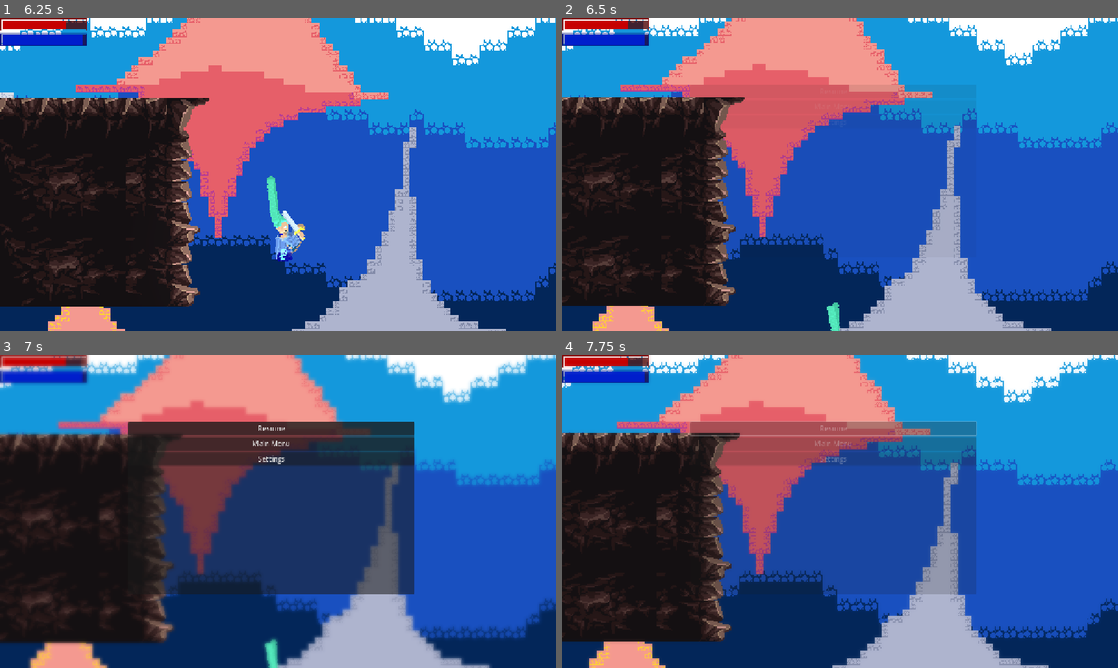
Above: before the commit, frames 1-4 (two rows, left to right).
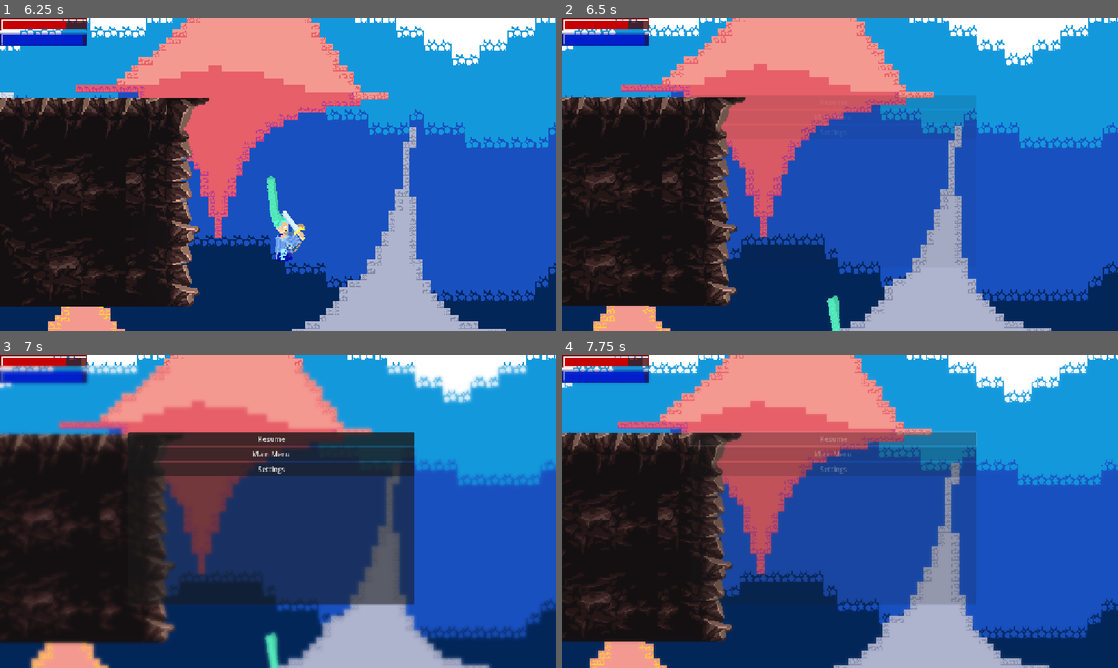
Above: after the commit, the same moments.

Repository: ToastedTeam/CaveGame
Game: Godot game, scene res://scenes/main/main.tscn
Same seed, same stepped clock (60 frames per second), same inputs: the game is played once before the commit and once after it. The engine's default icon, where the game draws it, is replaced by a stand-in: a white triangle on a blue panel in a dark square.
Inputs (mouse positions are in pixels of both pictures, inside the frame that each line leads up to):
- Up to frame 1 (6.25 s): tap Enter (ui_accept) at 0.5, 5.75 s; hold Right (player_move_right) 0.53-2.03 s; tap A (player_attack) at 0.6, 2.1, 3.6, 5.85 s; tap Up (player_jump) at 0.77, 1.52, 3.02, 3.77, 4.52 s; tap D (player_dash) at 1.35, 2.85, 4.35 s; hold Left (player_move_left) 2.03-2.78 s; hold Right (player_move_right) 2.78-4.28 s; tap X (DEBUG_takeDamage) at 4.15 s; hold Left (player_move_left) 4.28-5 s; tap ` (debug_console) at 4.9 s; click (278, 324) at 5.02 s; type "12" at 5.1 s; hold Right (player_move_right) from 5.78 s (still down)
- Up to frame 2 (6.5 s): keep holding Right (player_move_right); tap Escape (escape) at 6.4 s
- Up to frame 3 (7 s): release Right (player_move_right) at 6.53 s; hold Left (player_move_left) from 6.53 s (still down); tap D (player_dash) at 6.6 s; tap Up (player_jump) at 6.77 s
- Up to frame 4 (7.75 s): release Left (player_move_left) at 7.25 s; click "Resume" at 7.25 s

Frame 1 is identical in both runs. In frame 2, 4.1% of the frame differs, in the area x 0-100%, y 0-100%; in frame 3, 8.1%; in frame 4, 8.6%.

Commit message:
SCRUM-21- Fixed paused menu issues
Fixed the pause menu issues that were mentioned before. Should be gooood

Diff:
--- a/pause_menu.gd
+++ b/pause_menu.gd
@@ -7,10 +7,10 @@
 	get_tree().paused=true;
 	$AnimationPlayer.play("Blur")
 
-func testEsc():
-	if Input.is_action_just_pressed("escape") and !get_tree().paused:
+func _unhandled_input(event: InputEvent) -> void:
+	if event.is_action_pressed("escape") and !get_tree().paused and !visible:
 		pause()
-	elif Input.is_action_just_pressed("escape") and get_tree().paused:
+	elif event.is_action_pressed("escape") and get_tree().paused and visible:
 		resume()
 
 func _on_resume_pressed() -> void:
@@ -23,6 +23,3 @@
 
 func _on_settings_pressed() -> void:
 	pass # Replace with function body.
-
-func _process(delta):
-	testEsc()
--- a/scenes/debug_console/debug_console.gd
+++ b/scenes/debug_console/debug_console.gd
@@ -60,6 +60,7 @@
 	elif event.is_action_pressed("ui_cancel") and visible:
 		get_tree().paused = false
 		hide()
+		get_viewport().set_input_as_handled()
 		return
 	elif event.is_action_pressed("ui_accept") and visible:
 		Log.info(eval_code($Command.text))
--- a/scenes/interface/interface.tscn
+++ b/scenes/interface/interface.tscn
@@ -1,8 +1,9 @@
-[gd_scene load_steps=7 format=3 uid="uid://jxyevycakmnv"]
+[gd_scene load_steps=8 format=3 uid="uid://jxyevycakmnv"]
 
 [ext_resource type="PackedScene" uid="uid://du07qhtteauuh" path="res://scenes/interface/hp_bar.tscn" id="1_wpx7d"]
 [ext_resource type="PackedScene" uid="uid://mkc0o25ok023" path="res://scenes/interface/mana_bar.tscn" id="2_juv2u"]
 [ext_resource type="Script" uid="uid://cqswot2ewonva" path="res://scenes/debug_console/debug_console.gd" id="3_0x6lf"]
+[ext_resource type="PackedScene" uid="uid://dn8amu36njlul" path="res://scenes/pause_menu.tscn" id="3_qqekr"]
 [ext_resource type="Script" uid="uid://e2eyy28mds0i" path="res://scenes/debug_console/command_box.gd" id="4_6ncm3"]
 
 [sub_resource type="StyleBoxFlat" id="StyleBoxFlat_kvi75"]
@@ -34,6 +35,10 @@
 
 [node name="ManaBar" parent="Interface2/VBoxContainer" instance=ExtResource("2_juv2u")]
 layout_mode = 2
+
+[node name="PauseMenu" parent="." instance=ExtResource("3_qqekr")]
+offset_top = 24.0
+offset_bottom = 24.0
 
 [node name="DebugConsole" type="VBoxContainer" parent="." node_paths=PackedStringArray("LogOutput")]
 process_mode = 3
--- a/scenes/main/main.tscn
+++ b/scenes/main/main.tscn
@@ -14,7 +14,6 @@
 [ext_resource type="Texture2D" uid="uid://ryvgyi4m7ywi" path="res://scenes/main/assets/mainlev_build.png" id="8_nvumn"]
 [ext_resource type="Texture2D" uid="uid://bb0m10tlay88m" path="res://scenes/main/assets/world_tileset.png" id="9_ou6is"]
 [ext_resource type="PackedScene" uid="uid://dn52wlkh2g1wy" path="res://scenes/killzone/killzone.tscn" id="10_necax"]
-[ext_resource type="PackedScene" uid="uid://dn8amu36njlul" path="res://scenes/pause_menu.tscn" id="15_raeie"]
 
 [sub_resource type="Resource" id="Resource_hxu8e"]
 resource_name = "Forearm R"
@@ -1944,10 +1943,6 @@
 [node name="CollisionShape2D" type="CollisionShape2D" parent="Killzone2"]
 shape = SubResource("WorldBoundaryShape2D_kfodh")
 
-[node name="CanvasLayer" type="CanvasLayer" parent="."]
-
-[node name="PauseMenu" parent="CanvasLayer" instance=ExtResource("15_raeie")]
-
 [editable path="Interface"]
 [editable path="Interface/Interface2/VBoxContainer/HealthBar"]
 [editable path="Interface/Interface2/VBoxContainer/ManaBar"]
--- a/scenes/pause_menu.tscn
+++ b/scenes/pause_menu.tscn
@@ -34,6 +34,18 @@
 "update": 0,
 "values": [Color(1, 1, 1, 0), Color(1, 1, 1, 1)]
 }
+tracks/2/type = "value"
+tracks/2/imported = false
+tracks/2/enabled = true
+tracks/2/path = NodePath(".:visible")
+tracks/2/interp = 1
+tracks/2/loop_wrap = true
+tracks/2/keys = {
+"times": PackedFloat32Array(0, 0.012, 0.3),
+"transitions": PackedFloat32Array(1, 1, 1),
+"update": 1,
+"values": [false, true, true]
+}
 
 [sub_resource type="Animation" id="Animation_v4r4p"]
 length = 0.001
@@ -61,6 +73,18 @@
 "update": 0,
 "values": [Color(1, 1, 1, 0)]
 }
+tracks/2/type = "value"
+tracks/2/imported = false
+tracks/2/enabled = true
+tracks/2/path = NodePath(".:visible")
+tracks/2/interp = 1
+tracks/2/loop_wrap = true
+tracks/2/keys = {
+"times": PackedFloat32Array(0),
+"transitions": PackedFloat32Array(1),
+"update": 1,
+"values": [false]
+}
 
 [sub_resource type="AnimationLibrary" id="AnimationLibrary_1s2dm"]
 _data = {
@@ -70,6 +94,7 @@
 
 [node name="PauseMenu" type="Control"]
 process_mode = 3
+visible = false
 layout_mode = 3
 anchors_preset = 15
 anchor_right = 1.0
Not shown: 1 places in scenes/main/main.tscn that only renumber resources
